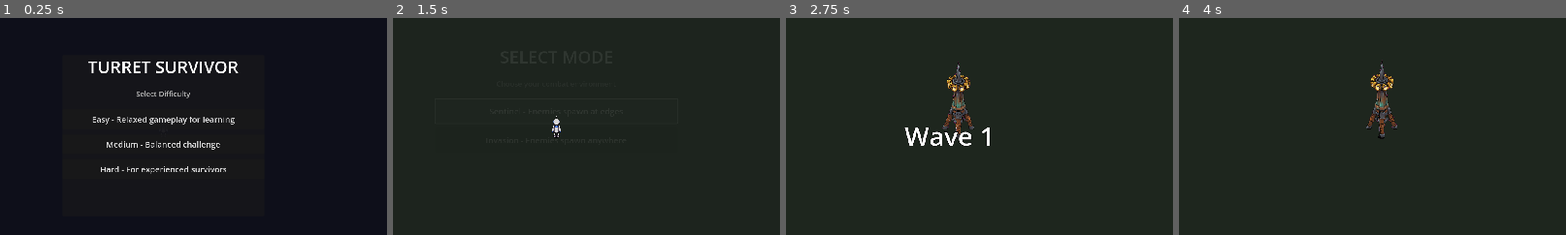
Above: before the commit, frames 1-4 (left to right).
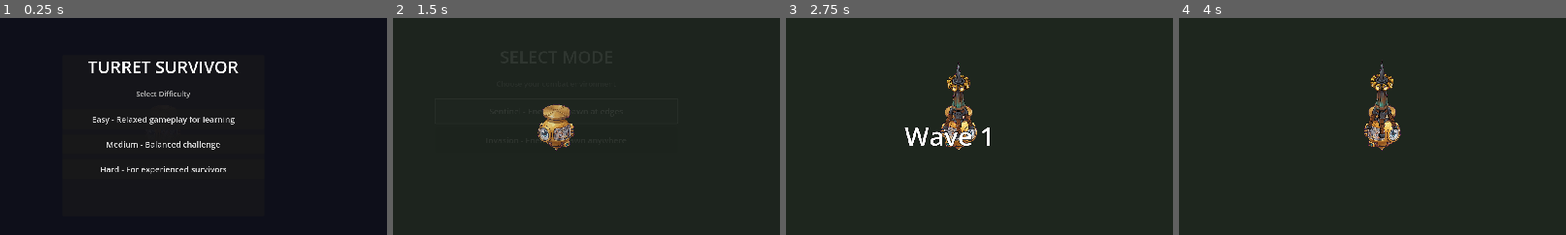
Above: after the commit, the same moments.

Repository: arebolledo2/turret-game
Game: Godot game, scene res://scenes/main.tscn
The game is run twice, just before and just after one commit, with the same random seed, the same clock (stepped at 60 frames per second) and the same inputs.
Inputs (mouse positions are % of the whole screen's width and height, from its top left):
- Up to frame 1 (0.25 s): no input
- Up to frame 2 (1.5 s): click "Easy - Relaxed gameplay for l…" at 0.5 s; click "Sentinel - Enemies spawn at e…" at 1.25 s
- Up to frame 3 (2.75 s): tap Enter at 2 s; move the mouse to (72, 45) at 2.02 s; hold D (move_right) from 2.03 s (still down); tap F (pickup_turret) at 2.1 s; click (72, 45) at 2.17 s
- Up to frame 4 (4 s): release D (move_right) at 2.75 s; drag from (30, 55) to (51, 50) at 2.77 s; move the mouse to (60, 28) at 3.52 s; hold D (move_right) from 3.53 s (still down); hold Shift from 3.53 s (still down)
The pictures show only the part of the screen within x 29-79%, y 23-73%; the shares and areas given below are measured in that part.

The runs differ from the first frame. In frame 2, 1.3% of the frame differs, in the area x 37-47%, y 39-62%; in frame 3, 0.6%; in frame 4, 0.8%.

Commit message:
🎨 Add import configuration for player_static.png texture

Diff:
--- a/scenes/player.tscn
+++ b/scenes/player.tscn
@@ -1,7 +1,7 @@
 [gd_scene load_steps=11 format=3 uid="uid://c8yqvh3xwn5n5"]
 
 [ext_resource type="Script" path="res://scripts/player.gd" id="1_1j2k3"]
-[ext_resource type="Texture2D" path="res://assets/sprites/player/player_base.png" id="2_sprite"]
+[ext_resource type="Texture2D" path="res://assets/sprites/player/player_static.png" id="2_sprite"]
 [ext_resource type="Script" path="res://scripts/components/player_hurtbox.gd" id="3_hurtbox"]
 [ext_resource type="Script" path="res://scripts/components/melee_hitbox.gd" id="4_melee"]
 [ext_resource type="Script" path="res://scripts/components/player_turret_handler.gd" id="5_turret"]
@@ -34,10 +34,10 @@
 
 [node name="Sprite2D" type="Sprite2D" parent="."]
 position = Vector2(0, -16)
+scale = Vector2(0.08, 0.08)
 texture = ExtResource("2_sprite")
-hframes = 8
+hframes = 1
 vframes = 1
-frame = 0
 
 [node name="AnimationTimer" type="Timer" parent="."]
 wait_time = 0.1
--- a/scripts/components/player_movement.gd
+++ b/scripts/components/player_movement.gd
@@ -1,12 +1,12 @@
 extends Node
 class_name PlayerMovement
 
-## Handles player movement, input, and sprite direction.
+## Handles player movement, input, and sprite flipping.
 ##
 ## Responsibilities:
 ## - Collect input (WASD + gamepad)
 ## - Calculate velocity with speed modifiers
-## - Update 8-directional sprite frames
+## - Flip sprite horizontally based on movement direction
 ## - Clamp to arena bounds
 ## - Check turret carry speed penalty
 
@@ -52,16 +52,22 @@
 
 	velocity = input_vector * effective_speed
 
-	# Handle 8-direction sprite based on movement
+	# Handle sprite flip based on movement direction
 	if input_vector.length() > 0.1:
 		is_moving = true
 		facing_direction = get_direction_from_vector(input_vector)
-		sprite.frame = facing_direction
-		sprite.flip_h = false  # No flip needed with 8-dir sprites
+
+		# Flip sprite based on horizontal direction
+		# West-facing directions: show original left-facing sprite (no flip)
+		if facing_direction in [2, 3, 1]:  # West(2), Northwest(3), Southwest(1)
+			sprite.flip_h = false
+		# East-facing directions: flip sprite to face right
+		elif facing_direction in [6, 5, 7]:  # East(6), Northeast(5), Southeast(7)
+			sprite.flip_h = true
+		# North(4) and South(0): Keep current flip state (last horizontal direction)
 	else:
 		is_moving = false
-		# Keep facing last direction when stopped
-		sprite.frame = facing_direction
+		# Keep facing and flip state when idle
 
 	return velocity
 
Binary file added: assets/sprites/player/player_static.png
Not shown, added: assets/sprites/player/player_static.png.import
